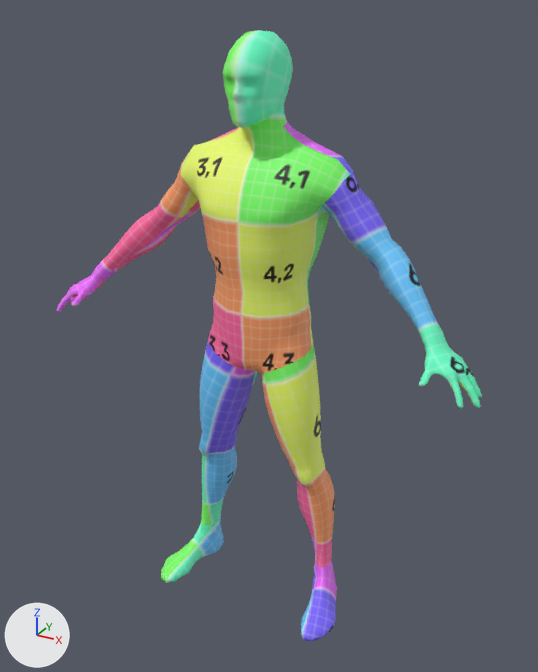
Before and after pictures for a commit that changed the glTF model Project/Resources/PlayerStateModel/PlayerWalkAnimation.gltf.
Before and after are seen from a 50 mm lens placed at (1.056, -1.859, 1.887), pointed at (0.026, 0.014, 0.951). The axes (+X, +Y, +Z) are drawn at lower left. The lights are the same throughout. Where no turn or scale is listed for an object, it has been applied to the vertices.

In view in the first picture: 'Body_Lores_GEO'.
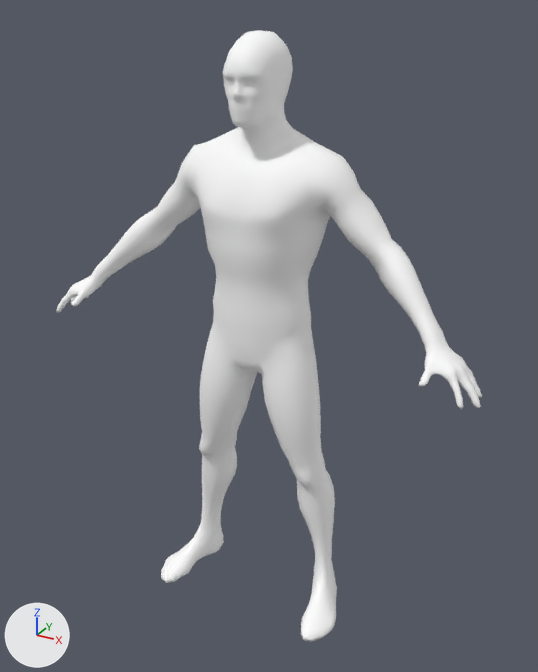
Patch to the scene script:
```diff
--- a/Project/Resources/PlayerStateModel/PlayerWalkAnimation.gltf.py
+++ b/Project/Resources/PlayerStateModel/PlayerWalkAnimation.gltf.py
@@ img_white @@
+img_white = load_image('white', 'white.png', 1, 1, 'sRGB')
@@ mat_lambert1_005 @@
+mat_lambert1_005 = principled_material('lambert1.005')
+mat_lambert1_005.texture = img_white
+mat_lambert1_005.roughness = 0.553
@@ me_メッシュ_004 @@
 me_メッシュ_004.from_pydata(...)  # 4022 vertices, 8040 faces; spans x -0.72..0.72, y -0.21..0.17, z 0.0..1.83
-me_メッシュ_004.materials.append(mat_lambert1_004)  # picture img_uvchecker
+me_メッシュ_004.materials.append(mat_lambert1_005)  # picture img_white
```

Changed parts and their boxes (x1, y1, x2, y2) in the pictures (538 x 672 px):
'Body_Lores_GEO', recoloured
    both: (56, 30, 482, 642)
